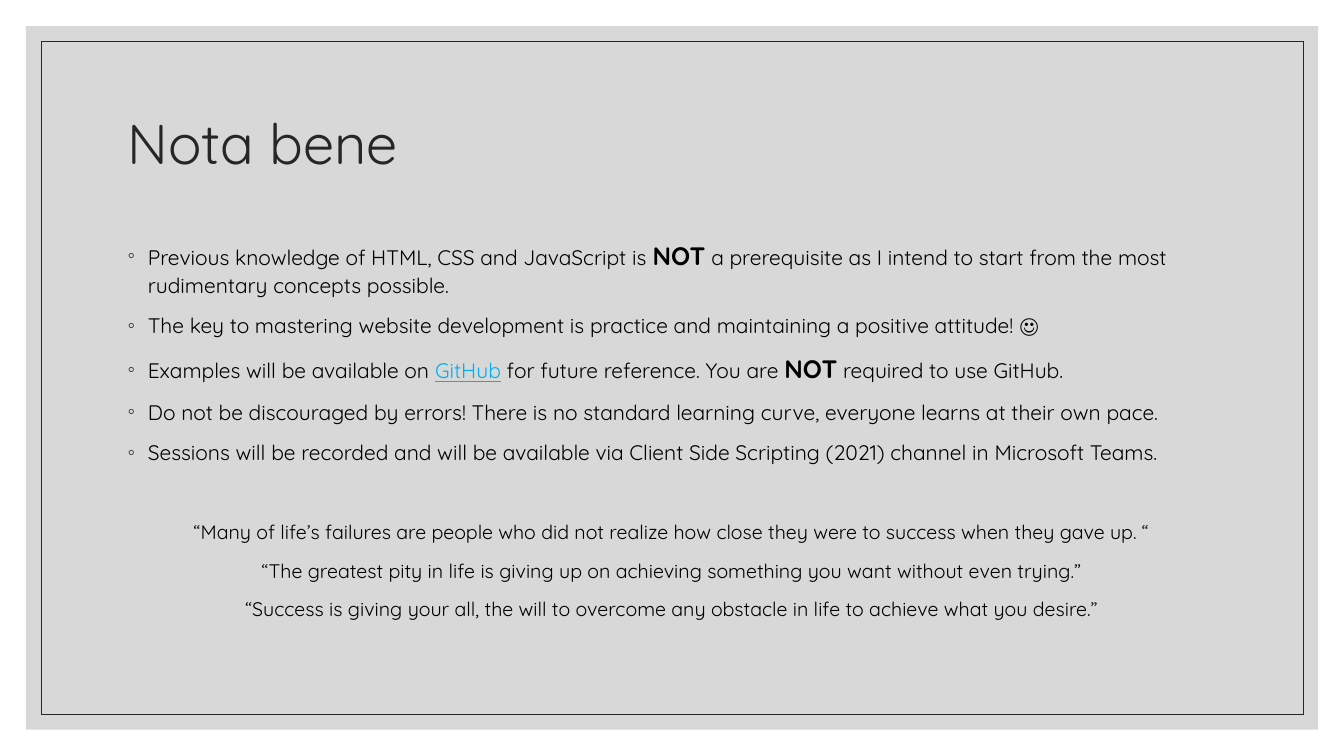
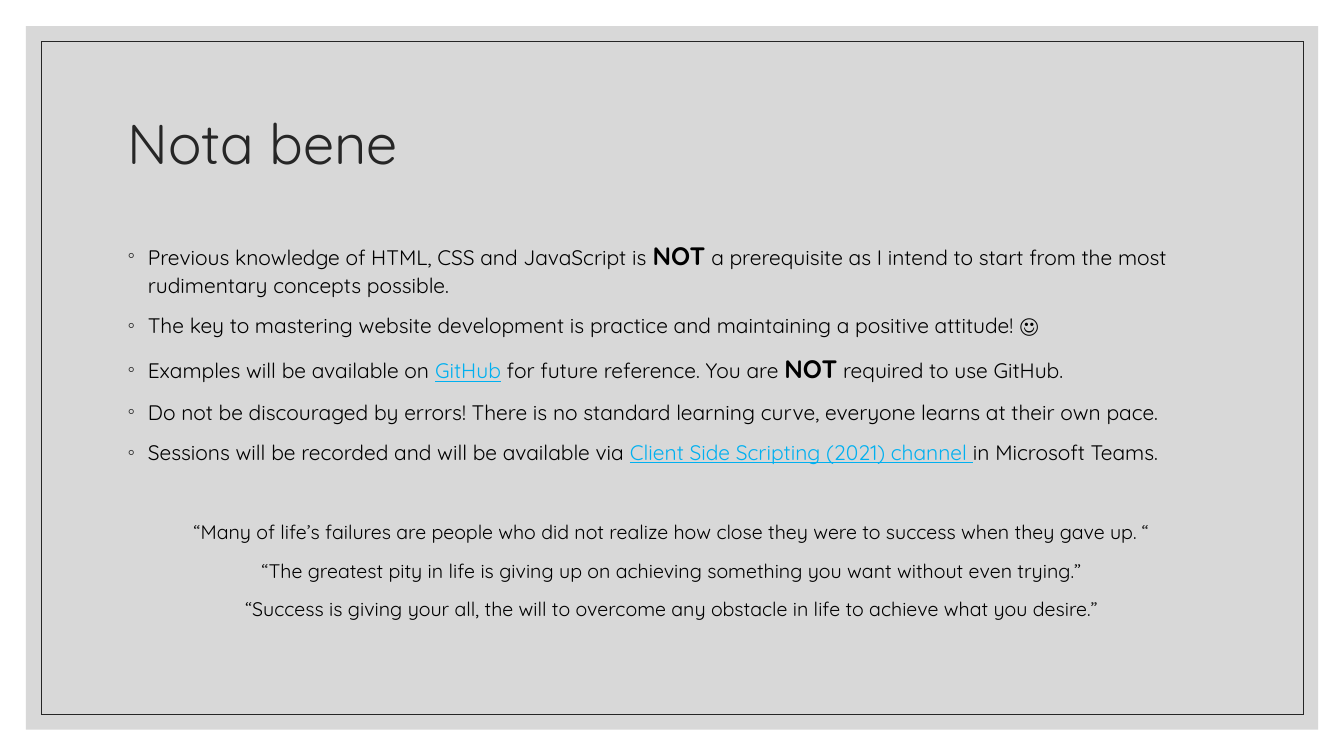
Before and after one commit to mandyfarrugia2001/webdevtuts, a slide deck: slide 17 of Presentations/1. Introduction to Client Side Scripting.pptx. Drawn at 1344x756 pixels with LibreOffice and Linux fonts; fonts in the diff are those of the drawing. Boxes give left, top, right and bottom in pixels: in the first picture for what was removed or moved away, otherwise in the second. Text is boxed around its words. In the diff, an @@ line names an element or a change of style, - is before the commit and + after.

Commit message:
Added link to the channel on Teams.
This change was committed to Slide 17 (Notta bene).

```diff
--- a/Presentations/1. Introduction to Client Side Scripting.pptx
+++ b/Presentations/1. Introduction to Client Side Scripting.pptx
@@ text at (148,444,1158,464): text colour #000000 to #00B0F0, underline on in "Client Side Scripting (2021) channel" @@
```
Also in this commit, not shown: 1 other file.
